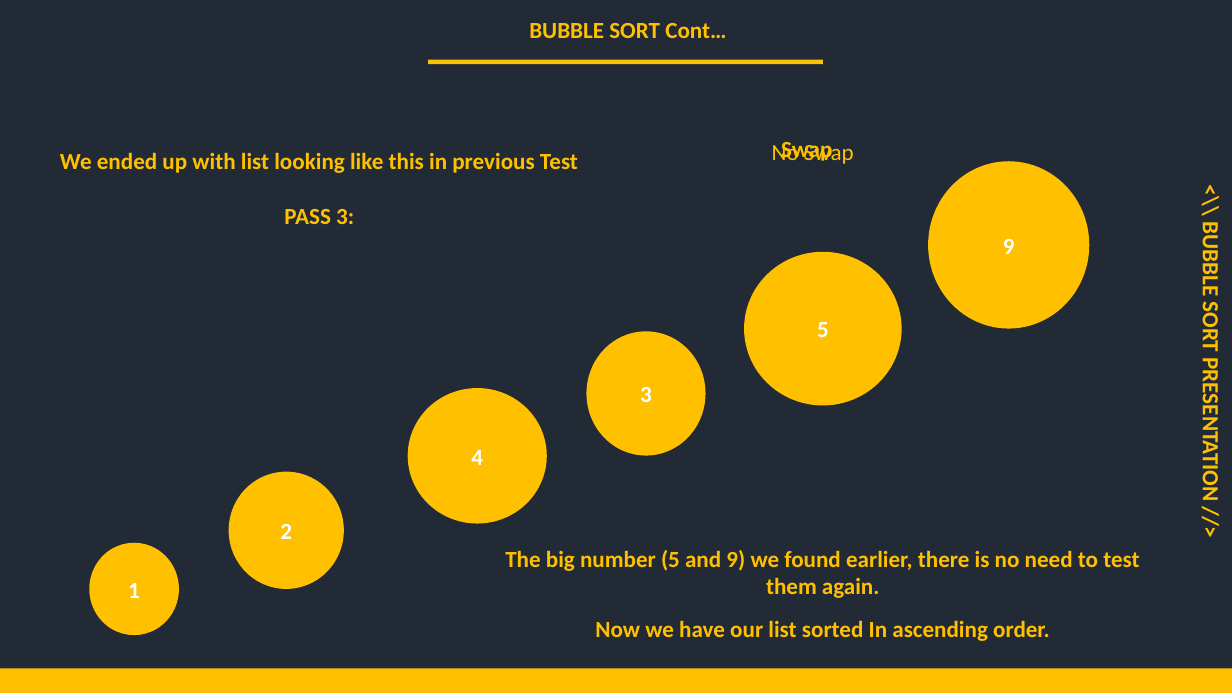
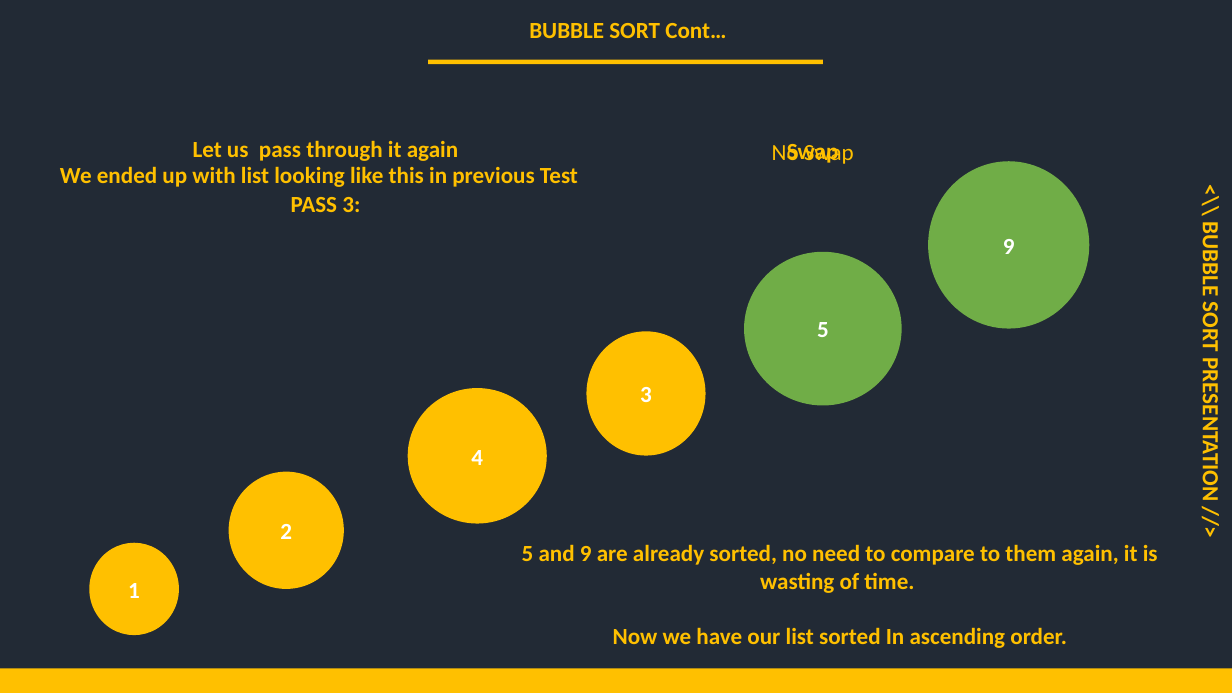
Before and after one commit to mutanganajoseph/Documents, a slide deck: slide 11 of auca/Sem-3/ICP/Assignment/Solution/Group4_Bubble_Sort_Presentation.pptx. Drawn at 1232x693 pixels with LibreOffice and Linux fonts; fonts in the diff are those of the drawing. Boxes give left, top, right and bottom in pixels: in the first picture for what was removed or moved away, otherwise in the second. Text is boxed around its words. In the diff, an @@ line names an element or a change of style, - is before the commit and + after.

```diff
--- a/auca/Sem-3/ICP/Assignment/Solution/Group4_Bubble_Sort_Presentation.pptx
+++ b/auca/Sem-3/ICP/Assignment/Solution/Group4_Bubble_Sort_Presentation.pptx
@@ text added at <box>193,140,458,212</box>, 18 pt, text #FFC000, bold @@
+Let us pass through it again
+PASS 3:
@@ text "Swap": place and size @@
-text "Swap" at <box>781,142,832,161</box>
+text "Swap" at <box>787,144,838,163</box>
@@ ellipse "9" at <box>928,162,1089,329</box>: fill #FFC000 to #70AD47 @@
@@ text at <box>284,209,354,224</box>: paragraph removed @@
-PASS 3:
@@ ellipse "5" at <box>744,251,902,405</box>: fill #FFC000 to #70AD47 @@
@@ text at <box>522,544,1158,648</box>: text changed @@
-The big number (5 and 9) we found earlier, there is no need to test them again.
+5 and 9 are already sorted, no need to compare to them again, it is wasting of time.
+Now we have our list sorted In ascending order.
@@ text removed at <box>595,620,1050,641</box> @@
-Now we have our list sorted In ascending order.
```
Also in this commit, not shown: 8 other slides changed, 1 other file.
